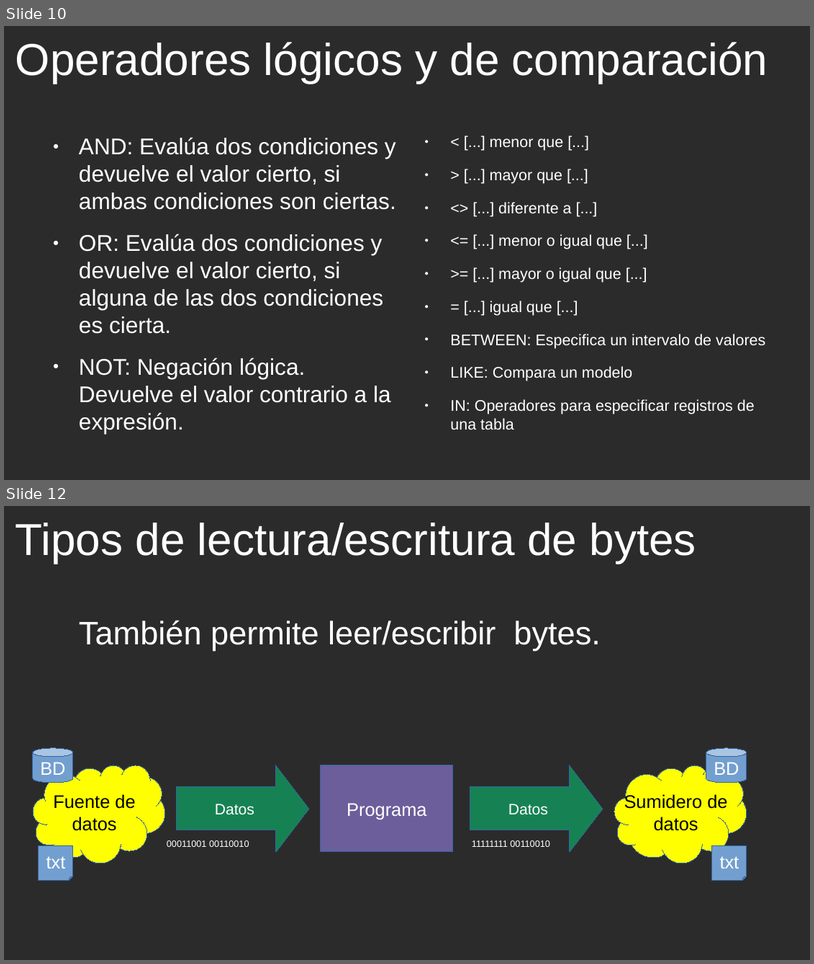
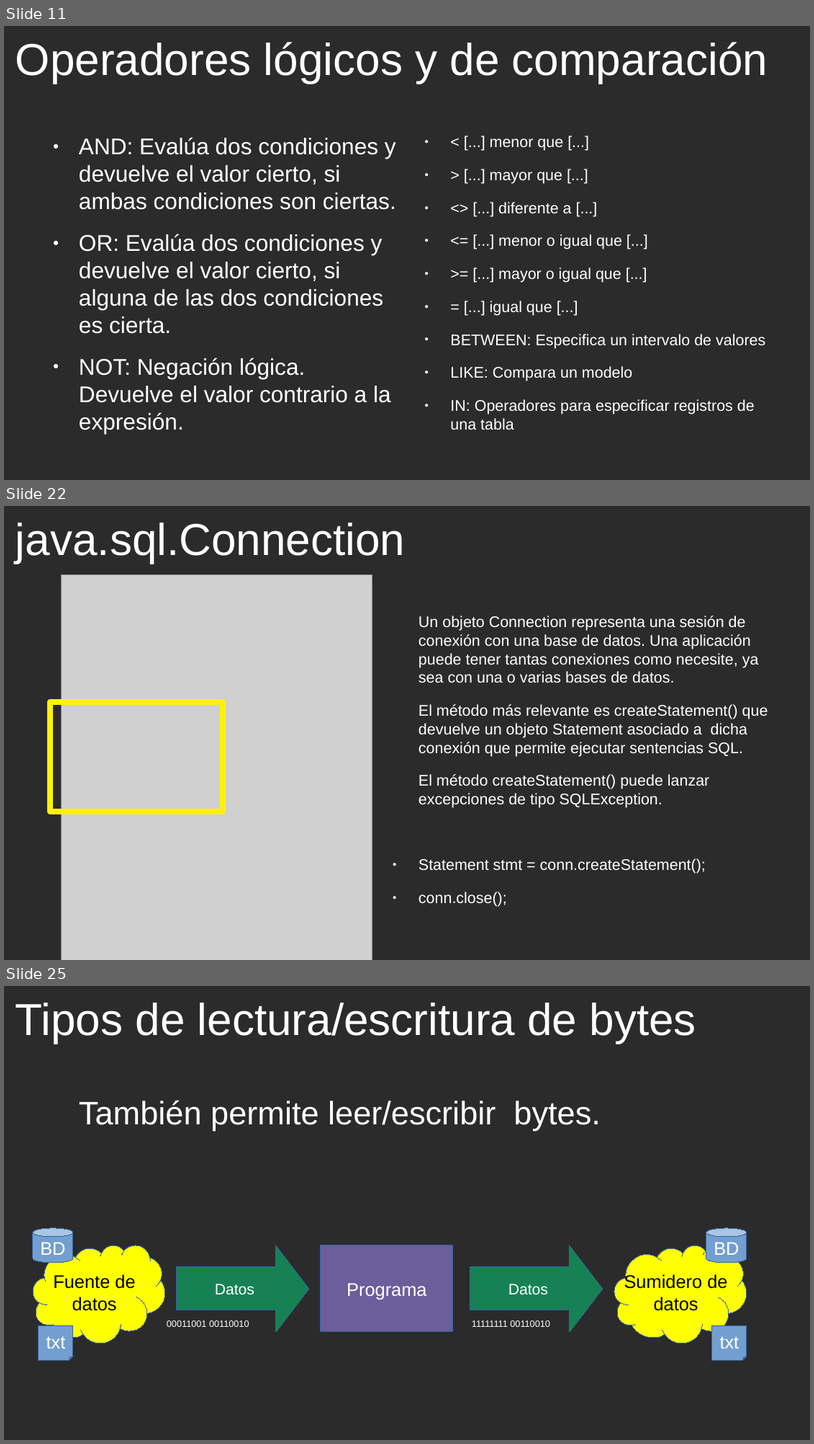
Before and after one commit to cmorenoruiz/ApuntesProgramacion, a slide deck: Unidad 13 Acceso a Bases de Datos/Acceso a BD Presentación para clase.odp. Shown one above the other, each under a label of ours: slides 10 and 12 before the commit, slides 11, 22 and 25 after it; the slides between them are not shown. The pictures are 814x964 and 814x1444 pixels, drawn with LibreOffice and Linux fonts; fonts in the diff are those of the drawing; grey boxes stand for pictures; background and template pictures are left out; a plain dark background stands for a picture behind light text. Boxes give left, top, right and bottom in pixels: in the first picture for what was removed or moved away, otherwise in the second. Text is boxed around its words. In the diff, an @@ line names an element or a change of style, - is before the commit and + after.

```diff
--- a/Unidad 13 Acceso a Bases de Datos/Acceso a BD Presentación para clase.odp
+++ b/Unidad 13 Acceso a Bases de Datos/Acceso a BD Presentación para clase.odp
@@ slide 22 added at bbox=[4, 506, 810, 960], background picture (left out) @@
@@ title added at bbox=[16, 523, 405, 564], 44 pt, text #FFFFFF @@
+java.sql.Connection
@@ picture added at bbox=[62, 575, 373, 960] @@
@@ text added at bbox=[419, 615, 769, 873], 15.2 pt, text #FFFFFF @@
+Un objeto Connection representa una sesión de conexión con una base de datos. Una aplicación puede tener tantas conexiones como necesite, ya sea con una o varias bases de datos.
+El método más relevante es createStatement() que devuelve un objeto Statement asociado a dicha conexión que permite ejecutar sentencias SQL.
+El método createStatement() puede lanzar excepciones de tipo SQLException.
+● Statement stmt = conn.createStatement();
+● conn.close();
@@ rectangle added at bbox=[50, 702, 223, 812], outline #FFF200 6.01 pt @@
@@ what was slide 10 is now slide 11 @@
@@ what was slide 12 is now slide 25 @@
```
Also in this commit, not shown: 4 slides changed, 13 other slides added, 1 slide removed.
